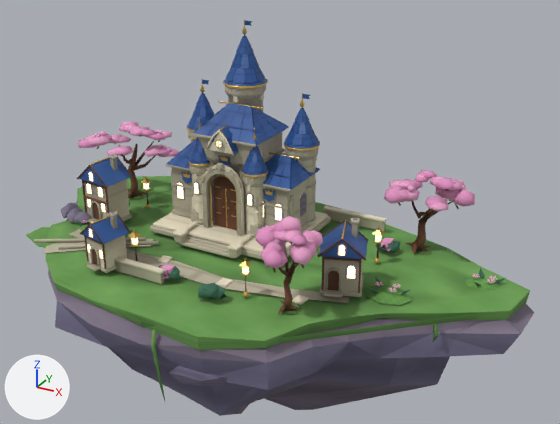
Before and after pictures for a commit that changed the glTF model public/assets/models/environment/royal-island-left-final-v1-low.glb.
The view is the same before and after, from a 50 mm camera at (14.25, -22.77, 13.12) aimed at (1.55, 0.32, 1.58). Arrows for +X, +Y and +Z are at lower left; the lights stay in place. The picture after the commit comes second. Vertices at exactly the same position are counted once.

The older version as bpy lines, for what is in view:
```python
me_left_broken_cliff_strata_050 = bpy.data.meshes.new('left_broken_cliff_strata.050')
me_left_broken_cliff_strata_050.from_pydata(...)  # 12437 vertices, 18359 faces; spans x -9.6..10.8, y -6.5..5.2, z -6.7..8.2
me_left_broken_cliff_strata_050.materials.append(mat_warm_carved_timber)
me_left_broken_cliff_strata_050.materials.append(mat_warm_lit_glass)
me_left_broken_cliff_strata_050.materials.append(mat_sakura_blossom_clusters)
me_left_broken_cliff_strata_050.materials.append(mat_deep_evergreen_foliage)
me_left_broken_cliff_strata_050.materials.append(mat_lavender_layered_cliff)
me_left_broken_cliff_strata_050.materials.append(mat_meadow_and_moss)
me_left_broken_cliff_strata_050.materials.append(mat_carved_sandstone)
me_left_broken_cliff_strata_050.materials.append(mat_ivory_limestone)
me_left_broken_cliff_strata_050.materials.append(mat_royal_blue_glazed_slate)
me_left_broken_cliff_strata_050.materials.append(mat_brushed_antique_gold)
ob_royal_island_left_final_v1 = bpy.data.objects.new('royal-island-left-final-v1', me_left_broken_cliff_strata_050)
ob_royal_island_left_final_v1.location = (0.0, 0.0, 0.0)
```
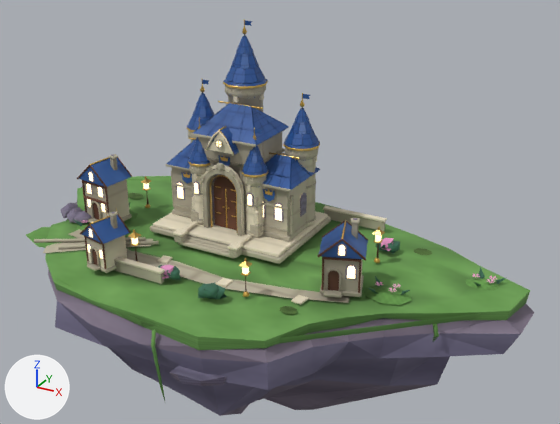
Changed parts and their boxes [x1, y1, x2, y2] in the pictures (560 x 424 px):
part 1 of me_left_broken_cliff_strata_050, deleted
    before: [77, 121, 475, 314]
part 2 of me_left_broken_cliff_strata_050, surface changed
    both: [117, 157, 360, 293]

The edits, one by one:
me_left_broken_cliff_strata_050 is used by ob_royal_island_left_final_v1; location (0.0, 0.0, 0.0).
me_left_broken_cliff_strata_050 had 12437 vertices, 18359 faces and spanned x -9.6..10.8, y -6.5..5.2, z -6.7..8.2.
me_left_broken_cliff_strata_050 now has 10984 vertices, 16159 faces and spans x -9.6..10.8, y -6.5..5.2, z -6.7..8.2.
me_left_broken_cliff_strata_050 part 1: 123 loose pieces with 1440 vertices, spanning x -8.7..8.1, y -4.6..4.2, z 0.1..3.3, are deleted.
me_left_broken_cliff_strata_050 part 2: 643 kept faces spanning x -6.7..5.9, y -4.5..2.2, z 0.2..2.7 get new texture (UV) coordinates.
Other edits to the shape of me_left_broken_cliff_strata_050 do not show in these pictures.
